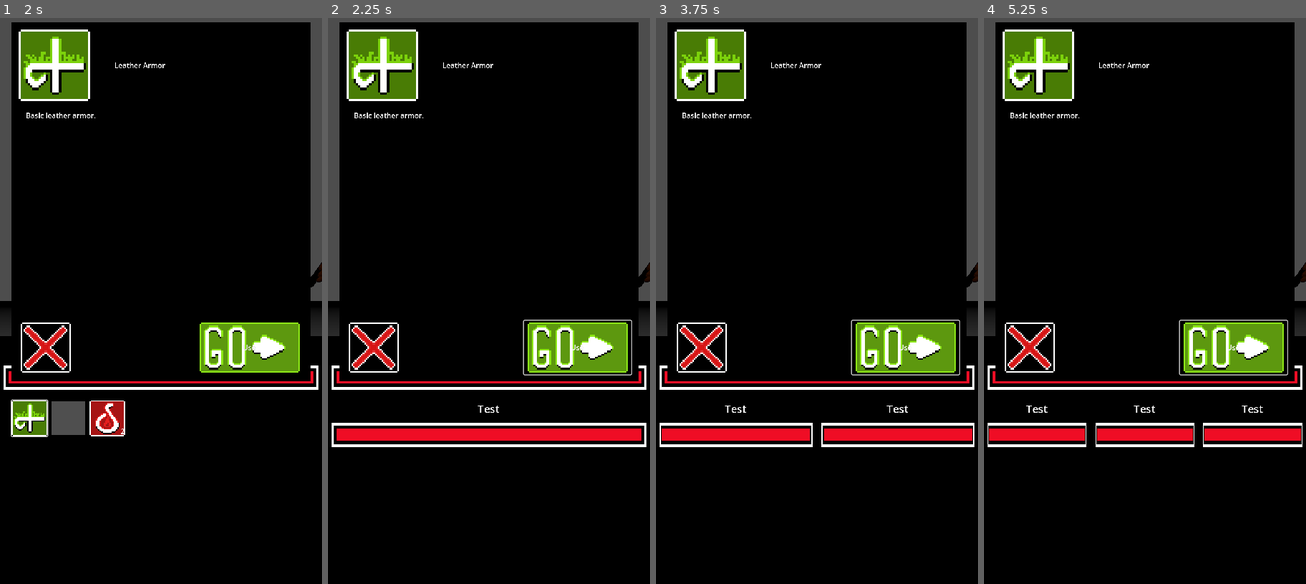
Above: before the commit, frames 1-4 (left to right).
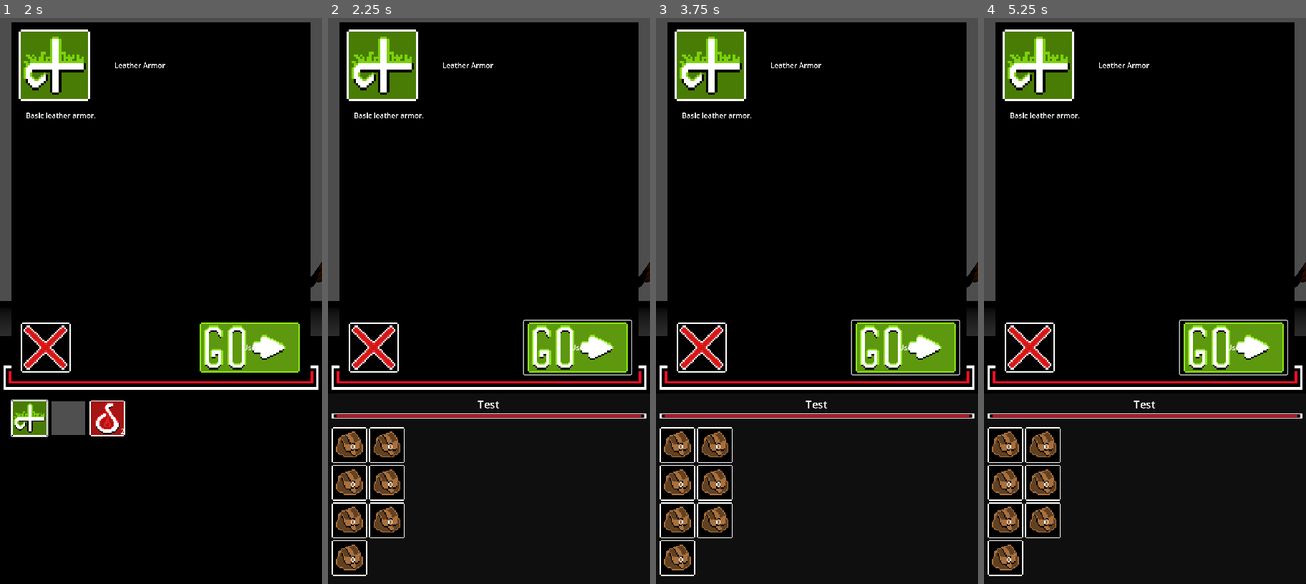
Above: after the commit, the same moments.

Repository: Crestor123/VoidRPG2.0
Game: Godot game, scene res://Scenes/Main.tscn
Same seed, same stepped clock (60 frames per second), same inputs: the game is played once before the commit and once after it. The engine's default icon, where the game draws it, is replaced by a stand-in: a white triangle on a blue panel in a dark square.
Inputs (mouse positions are in pixels of both pictures, inside the frame that each line leads up to):
- Up to frame 1 (2 s): click (112, 482) at 0.5 s; click (28, 419) at 1.27 s
- Up to frame 2 (2.25 s): click "Use" at 2 s
- Up to frame 3 (3.75 s): click (684, 419) at 2.77 s; click "Use" at 3.5 s
- Up to frame 4 (5.25 s): click (1012, 419) at 4.27 s; click "Use" at 5 s

Frame 1 is identical in both runs. In frame 2, 5.9% of the frame differs, in the area x 1-99%, y 67-99%; in frame 3, 5.9%; in frame 4, 5.8%.

Commit message:
Started on equipment GUI

Diff:
--- a/Scenes/Components/EquipmentComponent.gd
+++ b/Scenes/Components/EquipmentComponent.gd
@@ -2,17 +2,17 @@
 
 #Need to have slots that can be filled by appropriate equipment
 var slots = {
-	"head": "",
-	"body": "",
-	"legs": "",
-	"feet": "",
-	"lring": "",
-	"rring": "",
-	"weapon": ""}
+	"head": null,
+	"body": null,
+	"legs": null,
+	"feet": null,
+	"lring": null,
+	"rring": null,
+	"weapon": null}
 
 
-func equip(item : Item):
+func equip(equipment : EquipmentNode):
 	pass
 
-func unequip(item : Item):
+func unequip(equipment : EquipmentNode):
 	pass
--- a/Scenes/Components/InventoryComponent.gd
+++ b/Scenes/Components/InventoryComponent.gd
@@ -59,6 +59,12 @@
 			else:
 				item.queue_free()
 
+func transferItem(item : ItemNode, destination : Node):
+	for child in get_children():
+		if item == child:
+			destination.add_child(item)
+			remove_child(item)
+
 func inInventory(item : ItemNode):
 	#Returns if a given item is in the inventory
 	for child in get_children():
--- a/Scenes/Main.gd
+++ b/Scenes/Main.gd
@@ -43,6 +43,7 @@
 
 	UILayer.inventoryUI.buttonPressed.connect(buttonPressed)
 	UILayer.inventoryUI.use.connect(partySelector)
+	UILayer.inventoryUI.cancelUse.connect(closeOverlay)
 
 	UILayer.healthUI.initialize(Party.get_children())
 	pass
@@ -109,7 +110,12 @@
 	currentUILayer = layer
 	currentUILayer.visible = true
 
+func closeOverlay():
+	UIOverlay.cancel()
+	pass
+
 func partySelector(caller : Node):
+	UIOverlay.currentOverlay = UIOverlay.partySelectorUI
 	UIOverlay.partySelectorUI.initialize(Party.get_children(), caller)
 	UIOverlay.partySelectorUI.visible = true
 	pass
--- /dev/null
+++ b/Scenes/Objects/UI/EquipmentUI.gd
@@ -0,0 +1,23 @@
+extends Control
+
+#Display a list of all equipment slots for a party member
+
+@onready var leftContainer = $HBoxContainer/LeftContainer
+@onready var rightContainer = $HBoxContainer/RightContainer
+
+@export var itemIcon : PackedScene
+
+signal equipmentSelected()
+
+func initialize(equipmentList : Node):
+	var slots = equipmentList.slots
+	for slot in slots:
+		var newIcon = itemIcon.instantiate()
+		if slot in ["head", "body", "legs", "feet"]:
+			leftContainer.add_child(newIcon)
+		else:
+			rightContainer.add_child(newIcon)
+		if slots[slot] != null:
+			newIcon.initialize(slots[slot])
+		else: newIcon.data = slot
+	pass
--- /dev/null
+++ b/Scenes/Objects/UI/EquipmentUI.tscn
@@ -0,0 +1,27 @@
+[gd_scene load_steps=3 format=3 uid="uid://ce6gv7sw8cg47"]
+
+[ext_resource type="Script" path="res://Scenes/Objects/UI/EquipmentUI.gd" id="1_ldkog"]
+[ext_resource type="PackedScene" uid="uid://c8ip4xc8x5m5s" path="res://Scenes/Objects/UI/ItemIconUI.tscn" id="2_ws7kj"]
+
+[node name="EquipmentUI" type="Control"]
+layout_mode = 3
+anchors_preset = 10
+anchor_right = 1.0
+grow_horizontal = 2
+script = ExtResource("1_ldkog")
+itemIcon = ExtResource("2_ws7kj")
+
+[node name="HBoxContainer" type="HBoxContainer" parent="."]
+layout_mode = 0
+offset_right = 40.0
+offset_bottom = 40.0
+
+[node name="LeftContainer" type="VBoxContainer" parent="HBoxContainer"]
+layout_mode = 2
+size_flags_horizontal = 0
+size_flags_vertical = 0
+
+[node name="RightContainer" type="VBoxContainer" parent="HBoxContainer"]
+layout_mode = 2
+size_flags_horizontal = 0
+size_flags_vertical = 0
--- a/Scenes/Objects/UI/InventoryUI.gd
+++ b/Scenes/Objects/UI/InventoryUI.gd
@@ -8,6 +8,7 @@
 
 signal buttonPressed(button : String)
 signal use()	#Emits self
+signal cancelUse()
 
 var inventory : Node = null
 var selectedItem : ItemNode = null
@@ -62,6 +63,7 @@
 	pass
 
 func closePopup():
+	cancelUse.emit()
 	selectedItem = null
 	popup.visible = false
 
--- a/Scenes/Objects/UI/ItemIconUI.tscn
+++ b/Scenes/Objects/UI/ItemIconUI.tscn
@@ -15,6 +15,7 @@
 grow_vertical = 2
 size_flags_horizontal = 3
 size_flags_vertical = 3
+mouse_filter = 1
 script = ExtResource("1_y8i7w")
 
 [node name="CenterContainer" type="CenterContainer" parent="."]
--- a/Scenes/Objects/UI/ItemUI.gd
+++ b/Scenes/Objects/UI/ItemUI.gd
@@ -5,7 +5,7 @@
 @onready var quantity = $CenterContainer/TextureRect/Quantity
 
 signal buttonPressed(data)
-var data : Node = null
+var data = null
 
 func initialize(item : ItemNode):
 	data = item
--- a/Scenes/Objects/UI/PartyMemberButtonUI.gd
+++ b/Scenes/Objects/UI/PartyMemberButtonUI.gd
@@ -1,15 +1,19 @@
 extends Control
 
-@onready var healthbar = $CenterContainer/HealthUI
+@onready var healthbar = $CenterContainer/VBoxContainer/HealthUI
+@onready var equipment = $CenterContainer/VBoxContainer/MarginContainer/EquipmentUI
 @onready var button = $CenterContainer/Button
 
 var data : Node = null
 
 signal buttonPressed(data)
 
+#TODO: Figure out button layering; different modes based on what input is expected?
+
 func initialize(partyMember : Node):
 	data = partyMember
 	healthbar.initialize(partyMember.name, partyMember.stats.getHealthPercent())
+	equipment.initialize(partyMember.equipment)
 
 func _on_button_pressed():
 	buttonPressed.emit(data)
--- a/Scenes/Objects/UI/PartyMemberButtonUI.tscn
+++ b/Scenes/Objects/UI/PartyMemberButtonUI.tscn
@@ -1,7 +1,8 @@
-[gd_scene load_steps=3 format=3 uid="uid://bx2hwox8kb287"]
+[gd_scene load_steps=4 format=3 uid="uid://bx2hwox8kb287"]
 
 [ext_resource type="Script" path="res://Scenes/Objects/UI/PartyMemberButtonUI.gd" id="1_cuo73"]
 [ext_resource type="PackedScene" uid="uid://m0p4u7s6ya5f" path="res://Scenes/Objects/UI/HealthUI.tscn" id="1_g10v7"]
+[ext_resource type="PackedScene" uid="uid://ce6gv7sw8cg47" path="res://Scenes/Objects/UI/EquipmentUI.tscn" id="3_iacdd"]
 
 [node name="PartyMemberButtonUI" type="Control"]
 layout_mode = 3
@@ -24,10 +25,26 @@
 
 [node name="Button" type="Button" parent="CenterContainer"]
 layout_mode = 2
-flat = true
+mouse_default_cursor_shape = 1
+metadata/_edit_use_anchors_ = true
 
-[node name="HealthUI" parent="CenterContainer" instance=ExtResource("1_g10v7")]
+[node name="VBoxContainer" type="VBoxContainer" parent="CenterContainer"]
 layout_mode = 2
+
+[node name="HealthUI" parent="CenterContainer/VBoxContainer" instance=ExtResource("1_g10v7")]
+custom_minimum_size = Vector2(0, 64)
+layout_mode = 2
+size_flags_horizontal = 1
 size_flags_vertical = 0
 
+[node name="MarginContainer" type="MarginContainer" parent="CenterContainer/VBoxContainer"]
+layout_mode = 2
+theme_override_constants/margin_left = 8
+theme_override_constants/margin_top = 8
+theme_override_constants/margin_right = 8
+theme_override_constants/margin_bottom = 8
+
+[node name="EquipmentUI" parent="CenterContainer/VBoxContainer/MarginContainer" instance=ExtResource("3_iacdd")]
+layout_mode = 2
+
 [connection signal="pressed" from="CenterContainer/Button" to="." method="_on_button_pressed"]
--- a/Scenes/Objects/UI/PartySelectorUI.gd
+++ b/Scenes/Objects/UI/PartySelectorUI.gd
@@ -8,6 +8,8 @@
 signal selected(partyMember : Node)
 
 func initialize(partyList : Array, caller : Node):
+	if destination == caller: return
+
 	destination = caller
 	if destination.has_method("partyMemberSelected"):
 		selected.connect(destination.partyMemberSelected)
@@ -29,3 +31,13 @@
 	if destination.has_method("partyMemberSelected"):
 		selected.disconnect(destination.partyMemberSelected)
 		destination = null
+
+func cancel():
+	visible = false
+	for item in buttonContainer.get_children():
+		item.queue_free()
+
+	if destination == null: return
+	if destination.has_method("partyMemberSelected"):
+		selected.disconnect(destination.partyMemberSelected)
+		destination = null
--- a/Scenes/UIOverlay.gd
+++ b/Scenes/UIOverlay.gd
@@ -1,3 +1,10 @@
 extends CanvasLayer
 
 @export var partySelectorUI : Node
+
+var currentOverlay : Node = null
+
+func cancel():
+	if currentOverlay:
+		currentOverlay.cancel()
+	pass
